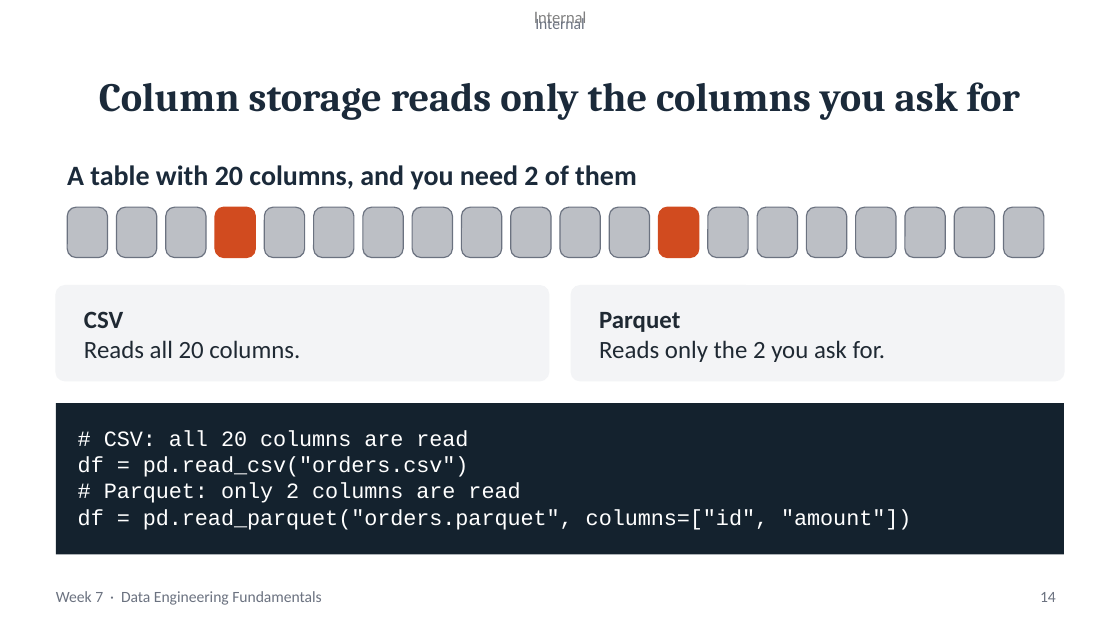
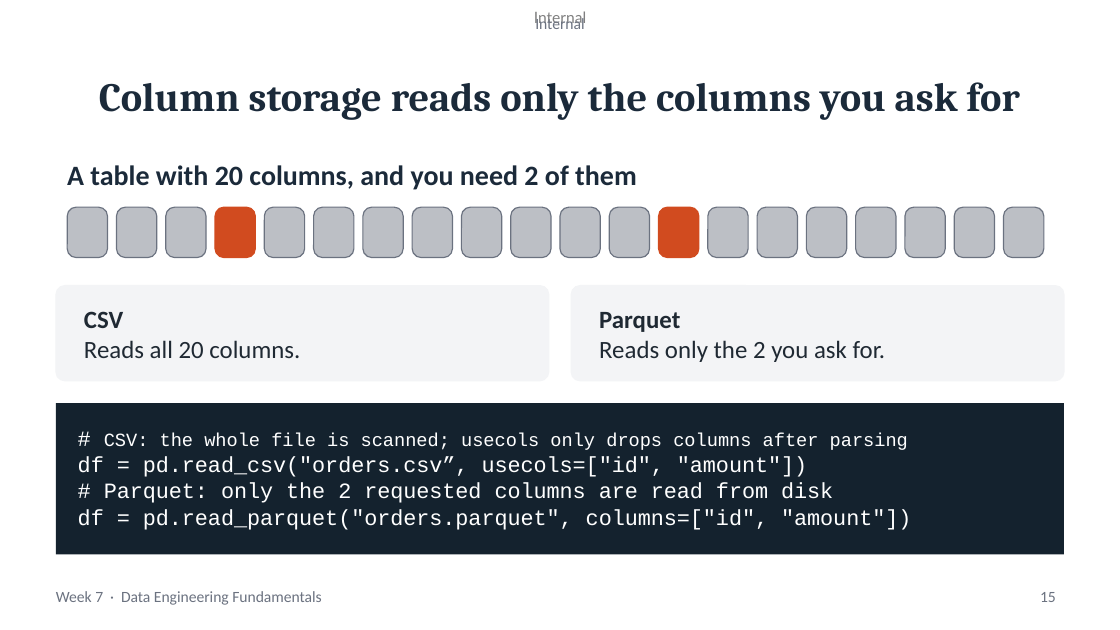
Before and after one commit to joejoe192/olist-de-capstone, a slide deck: slide 15 of week7_day_1_file_formats_and_working_at_scale.pptx (slide 14 before the commit). Drawn at 1120x630 pixels with LibreOffice and Linux fonts; fonts in the diff are those of the drawing. Boxes give left, top, right and bottom in pixels: in the first picture for what was removed or moved away, otherwise in the second. Text is boxed around its words. In the diff, an @@ line names an element or a change of style, - is before the commit and + after.

```diff
--- a/week7_day_1_file_formats_and_working_at_scale.pptx
+++ b/week7_day_1_file_formats_and_working_at_scale.pptx
@@ text in rectangle at [78,433,908,503]: text changed @@
-# CSV: all 20 columns are read
-df = pd.read_csv("orders.csv")
-# Parquet: only 2 columns are read
+# CSV: the whole file is scanned; usecols only drops columns after parsing
+df = pd.read_csv("orders.csv”, usecols=["id", "amount"])
+# Parquet: only the 2 requested columns are read from disk
@@ page number at [1040,592,1056,602]: text changed @@
-14
+15
```
Also in this commit, not shown: 6 other slides changed, 3 slides added.
